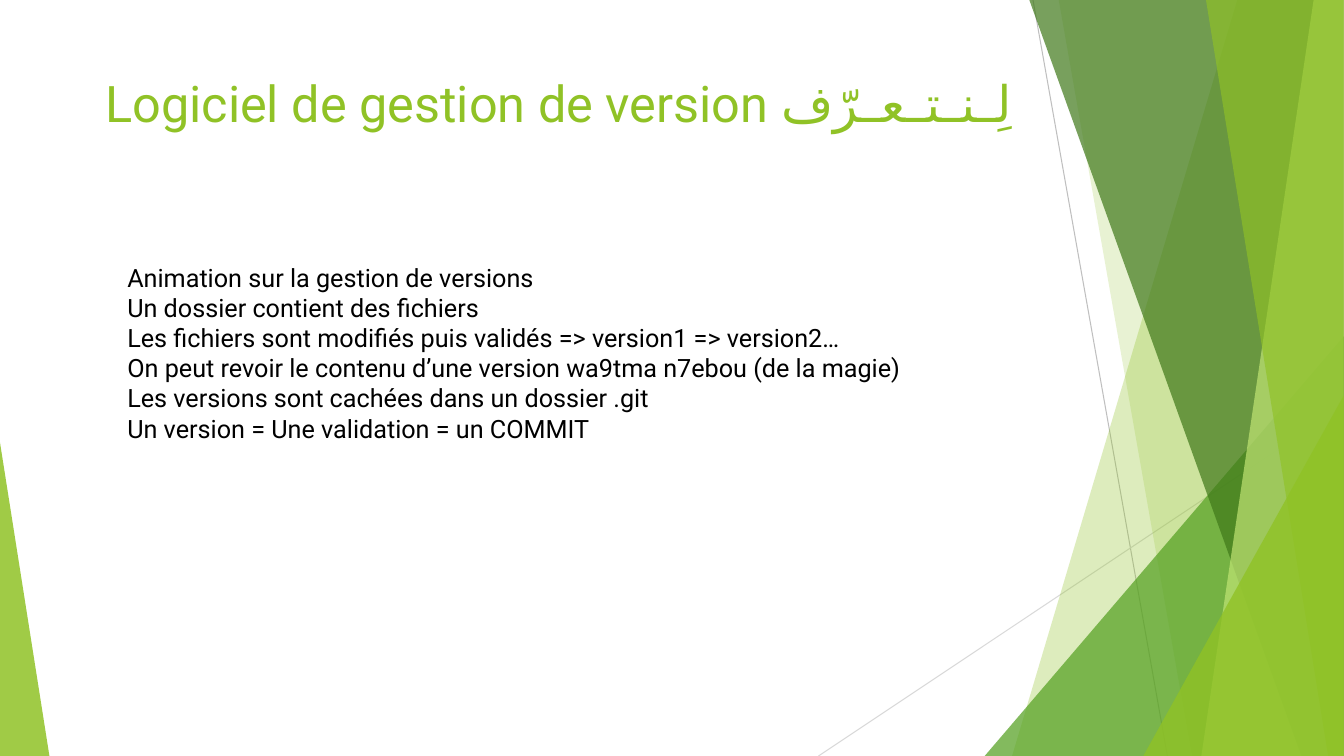
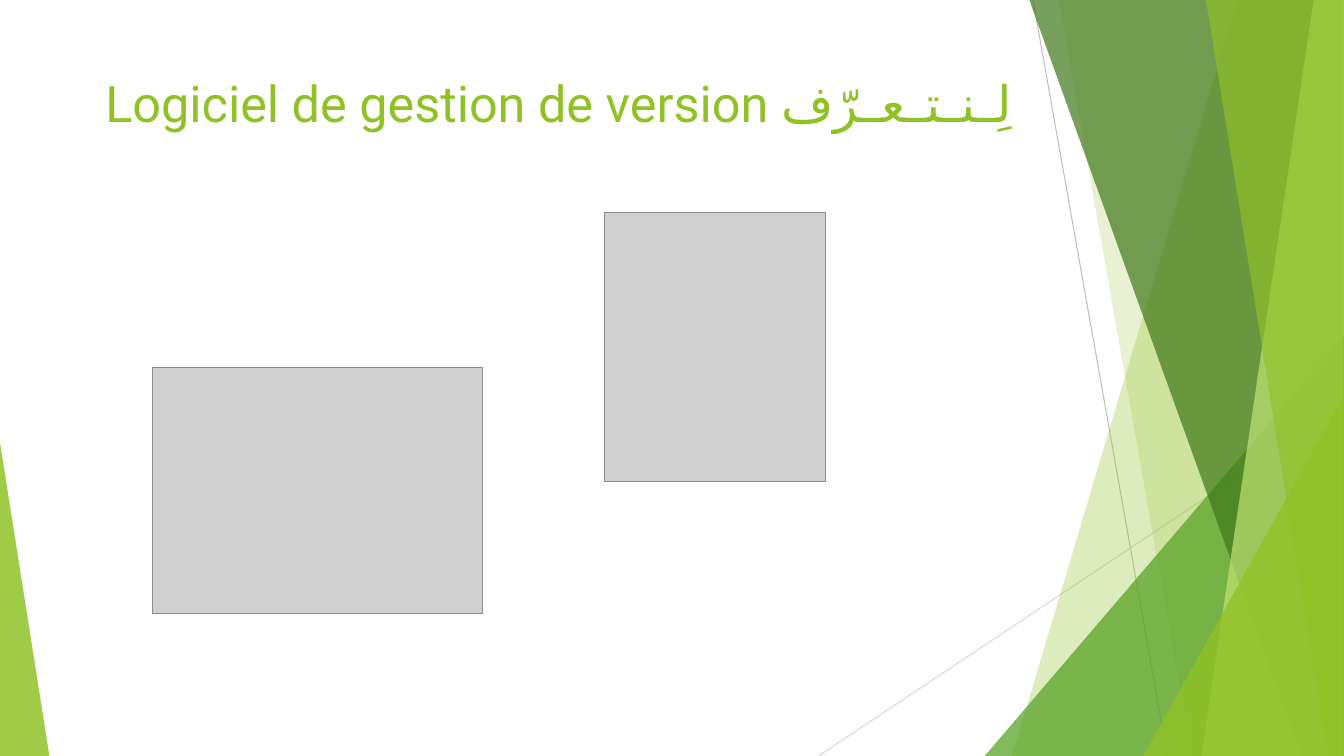
Before and after one commit to MeriemSelmi/GitSlides, a slide deck: slide 4 of Git Bakis.pptm. Drawn at 1344x756 pixels with LibreOffice and Linux fonts; fonts in the diff are those of the drawing; grey boxes stand for pictures. Boxes give left, top, right and bottom in pixels: in the first picture for what was removed or moved away, otherwise in the second. Text is boxed around its words. In the diff, an @@ line names an element or a change of style, - is before the commit and + after.

```diff
--- a/Git Bakis.pptm
+++ b/Git Bakis.pptm
@@ picture added at (605,213,826,481) @@
@@ text removed at (127,268,900,439) @@
-Animation sur la gestion de versions
-Un dossier contient des fichiers
-Les fichiers sont modifiés puis validés => version1 => version2…
-On peut revoir le contenu d’une version wa9tma n7ebou (de la magie)
-Les versions sont cachées dans un dossier .git
-Un version = Une validation = un COMMIT
@@ picture added at (153,367,483,614) @@
```
Also in this commit, not shown: 1 slide added.
